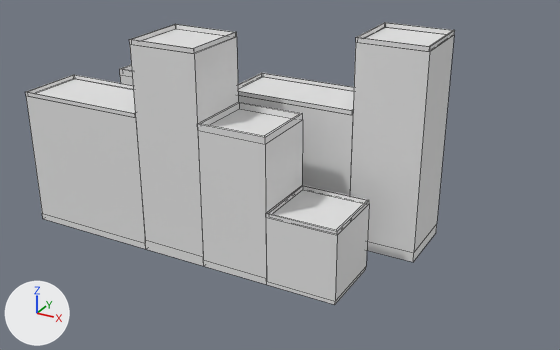
Two versions of the Blender file assets/buildings/blend/all.blend, one commit apart.
One viewpoint serves both versions: a 50 mm camera at (9.86, -18.36, 10.94) aimed at (0.03, -0.49, 2.01). The axes (+X, +Y, +Z) are drawn at lower left. The lights are the same throughout. Mesh edges are drawn as thin lines. Materials are left out; every surface is plain grey.

The older version as bpy lines, for what is in view:
```python
ob_cube = bpy.data.objects.new('Cube', me_cube)
ob_cube.location = (0.0, 0.0, 0.0)
ob_cube_001 = bpy.data.objects.new('Cube.001', me_cube_001)
ob_cube_001.location = (0.0, 1.0, 0.0)
ob_cube_002 = bpy.data.objects.new('Cube.002', me_cube_002)
ob_cube_002.location = (0.0, -2.0, 0.0)
ob_cube_003 = bpy.data.objects.new('Cube.003', me_cube_003)
ob_cube_003.location = (-2.0, -2.0, 0.0)
ob_cube_005 = bpy.data.objects.new('Cube.005', me_cube_005)
ob_cube_005.location = (-5.0, 1.0, 0.0)
ob_cube_006 = bpy.data.objects.new('Cube.006', me_cube_006)
ob_cube_006.location = (-5.0, -2.0, 0.0)
ob_cube_007 = bpy.data.objects.new('Cube.007', me_cube_007)
ob_cube_007.location = (3.0, 1.0, 0.0)
ob_cube_008 = bpy.data.objects.new('Cube.008', me_cube_008)
ob_cube_008.location = (2.0, -2.0, 0.0)
```
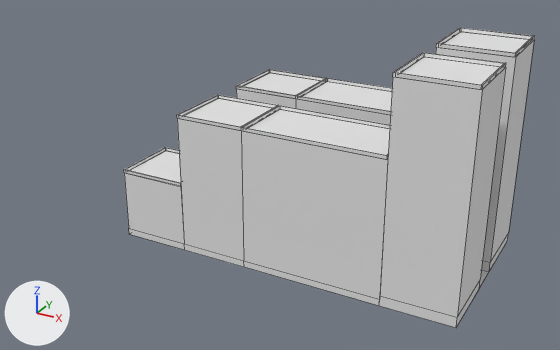
What differs and where, as boxes (x1, y1, x2, y2) in the pictures (560 x 350 px; the box of a moved part takes in the faces that stretch with it):
'Cube.003', reshaped, moved (16% wider, 14% taller): before (129, 24, 238, 266); after (379, 52, 506, 328)
'Cube.002', reshaped, moved: before (197, 102, 303, 285); after (241, 105, 390, 306)
'Cube.007', reshaped, moved: before (350, 22, 455, 262); after (436, 28, 535, 272)
'Cube.006', moved: before (26, 75, 146, 249); after (296, 78, 392, 125)
'Cube.001', reshaped, moved: before (238, 73, 354, 196); after (177, 95, 279, 267)
'Cube.008', deleted: before (266, 185, 369, 305)
'Cube', now drawn: after (124, 147, 184, 250)
'Cube.005', reshaped, moved: before (120, 65, 133, 85); after (236, 69, 325, 108)
'Plane', added: after (479, 270, 489, 288)
part 3 of me_cube_003, moved or reshaped: before (129, 24, 237, 54); after (393, 52, 506, 90)
part 4 of me_cube_005, moved or reshaped: before (120, 65, 132, 77); after (236, 69, 325, 99)
part 5 of me_cube_007, moved or reshaped: before (356, 22, 455, 52); after (436, 28, 535, 57)

The change, as a list of edits to the scene's bpy script:
```text
Change me_cube_003:
    used by ob_cube_003; location = (-2.0, -2.0, 0.0)
    remove me_cube_003.from_pydata(...)  # 24 vertices, 21 faces; spans x -1.0..1.0, y -1.0..1.0, z 0.0..6.13
    add me_cube_003.from_pydata(...)  # 28 vertices, 25 faces; spans x -1.0..1.0, y -1.0..1.0, z 0.0..6.1
    me_cube_003 part 3: 8 vertices moved from x -1.0..1.0, y -1.0..1.0, z 6.13 to x -1.0..1.0, y -1.0..1.0, z 6.1; 4 vertices removed from x -0.97..0.97, y -0.97..0.97, z 6.0; 8 vertices added at x -0.96..0.96, y -0.96..0.96, z 6.0
Change me_cube_005:
    used by ob_cube_005; location = (-5.0, 1.0, 0.0)
    remove me_cube_005.from_pydata(...)  # 28 vertices, 25 faces; spans x -1.0..1.0, y -1.0..1.0, z 0.0..4.18
    add me_cube_005.from_pydata(...)  # 24 vertices, 21 faces; spans x -1.0..1.0, y -1.0..1.0, z 0.0..4.1
    me_cube_005 part 4: 12 vertices moved from x -1.0..1.0, y -1.0..1.0, z 4.0..4.18 to x -1.0..1.0, y -1.0..1.0, z 4.0..4.1; 4 vertices removed from x -0.93..0.93, y -0.93..0.93, z 4.02
Change me_cube_007:
    used by ob_cube_007; location = (3.0, 1.0, 0.0)
    remove me_cube_007.from_pydata(...)  # 24 vertices, 21 faces; spans x -1.0..1.0, y -1.0..1.0, z 0.0..6.13
    add me_cube_007.from_pydata(...)  # 28 vertices, 25 faces; spans x -1.0..1.0, y -1.0..1.0, z 0.0..6.1
    me_cube_007 part 5: 8 vertices moved from x -1.0..1.0, y -1.0..1.0, z 6.13 to x -1.0..1.0, y -1.0..1.0, z 6.1; 4 vertices removed from x -0.97..0.97, y -0.97..0.97, z 6.0; 8 vertices added at x -0.96..0.96, y -0.96..0.96, z 6.0
Change me_cube:
    used by ob_cube; location = (0.0, 0.0, 0.0)
    remove me_cube.from_pydata(...)  # 0 vertices, 0 faces; spans empty
    add me_cube.from_pydata(...)  # 26 vertices, 21 faces, 1 loose edge; spans x -1.0..1.0, y -1.0..1.0, z 0.0..2.1
    me_cube part 6: the whole mesh is rebuilt
Change me_cube_001:
    used by ob_cube_001; location = (0.0, 1.0, 0.0)
    remove me_cube_001.from_pydata(...)  # 24 vertices, 21 faces; spans x -2.0..2.0, y -1.0..1.0, z 0.0..4.12
    add me_cube_001.from_pydata(...)  # 24 vertices, 21 faces; spans x -1.0..1.0, y -1.0..1.0, z 0.0..4.1
    me_cube_001 part 1: the whole mesh is rebuilt
Change me_cube_002:
    used by ob_cube_002; location = (0.0, -2.0, 0.0)
    remove me_cube_002.from_pydata(...)  # 28 vertices, 25 faces; spans x -1.0..1.0, y -1.0..1.0, z 0.0..4.18
    add me_cube_002.from_pydata(...)  # 24 vertices, 21 faces; spans x -2.0..2.0, y -1.0..1.0, z 0.0..4.1
    me_cube_002 part 2: the whole mesh is rebuilt
Add me_plane:
    me_plane.from_pydata([(-1.0, -1.0, 0.0), (1.0, -1.0, 0.0), (-1.0, 1.0, 0.0), (1.0, 1.0, 0.0)], [], [(0, 1, 3, 2)])
Change ob_cube_003:
    ob_cube_003.location: (-2.0, -2.0, 0.0) -> (5.0, -1.5, 0.0)
Change ob_cube_005:
    ob_cube_005.location: (-5.0, 1.0, 0.0) -> (-1.0, 1.5, 0.0)
Change ob_cube_006:
    ob_cube_006.location: (-5.0, -2.0, 0.0) -> (2.0, 1.5, 0.0)
Change ob_cube_007:
    ob_cube_007.location: (3.0, 1.0, 0.0) -> (5.0, 1.5, 0.0)
Remove ob_cube_008:
    ob_cube_008 = bpy.data.objects.new('Cube.008', me_cube_008)
    ob_cube_008.location = (2.0, -2.0, 0.0)
Change ob_cube:
    ob_cube.location: (0.0, 0.0, 0.0) -> (-3.0, -1.5, 0.0)
Change ob_cube_001:
    ob_cube_001.location: (0.0, 1.0, 0.0) -> (-1.0, -1.5, 0.0)
Change ob_cube_002:
    ob_cube_002.location: (0.0, -2.0, 0.0) -> (2.0, -1.5, 0.0)
Add ob_plane:
    ob_plane = bpy.data.objects.new('Plane', me_plane)
    ob_plane.location = (1.0, 0.0, 0.0)
    ob_plane.scale = (5.0, 1.0, 1.0)
```
